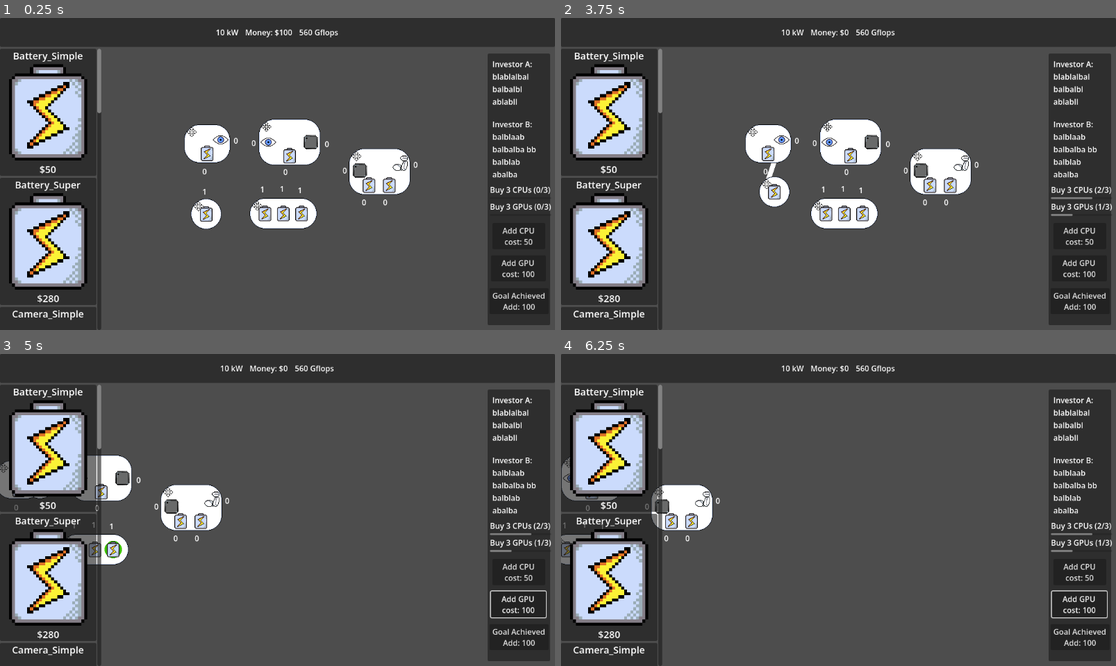
Above: before the commit, frames 1-4 (two rows, left to right).
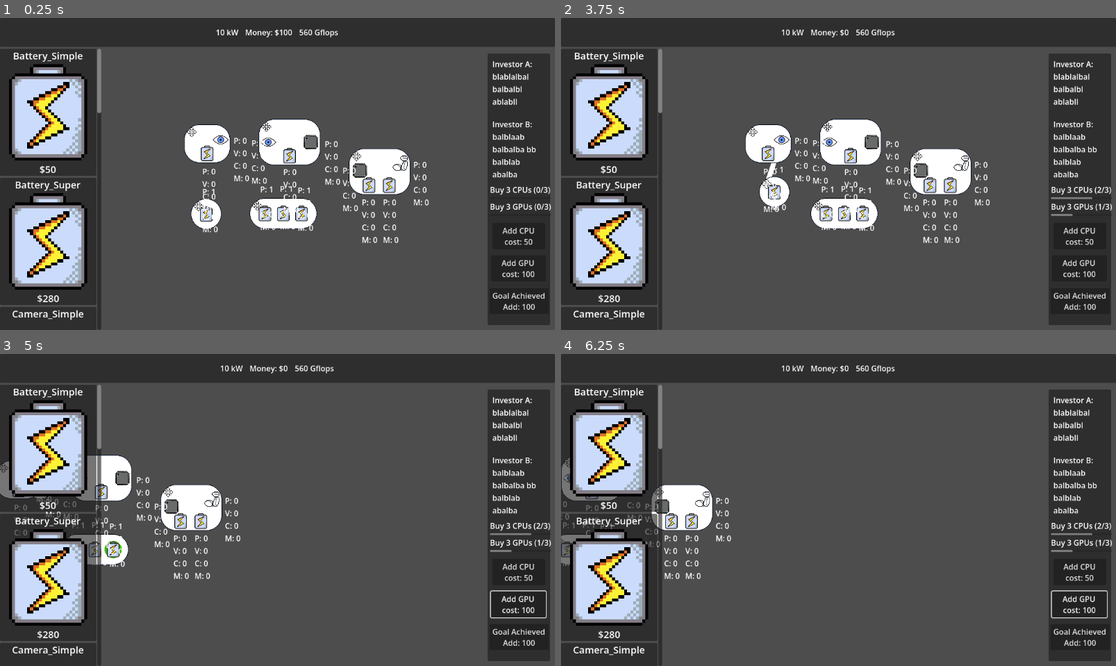
Above: after the commit, the same moments.

Repository: ARCsweden/GameJam2026SpringB
Game: Godot game, scene res://Scenes/Game/Game.tscn
The game is run twice, just before and just after one commit, with the same random seed, the same clock (stepped at 60 frames per second) and the same inputs. The engine's default icon, where the game draws it, is replaced by a stand-in: a white triangle on a blue panel in a dark square.
Inputs (mouse positions are in pixels of both pictures, inside the frame that each line leads up to):
- Up to frame 1 (0.25 s): no input
- Up to frame 2 (3.75 s): click "Add GPU cost: 100" at 0.5 s; click "Goal Achieved Add: 100" at 1.25 s; click "Add CPU cost: 50" at 2 s; tap Enter at 2.75 s; drag from (766, 214) to (783, 139) at 2.77 s; tap Space at 3.5 s; drag from (760, 205) to (783, 139) at 3.52 s
- Up to frame 3 (5 s): tap Enter at 4.25 s; move the mouse to (266, 550) at 4.27 s; hold Right (pan_right) from 4.28 s (still down); click (266, 550) at 4.42 s
- Up to frame 4 (6.25 s): release Right (pan_right) at 5 s; drag from (655, 550) to (594, 475) at 5.02 s; drag from (605, 550) to (705, 500) at 5.77 s

The runs differ from the first frame. In frame 1, 1.0% of the frame differs, in the area x 36-78%, y 38-73%; in frame 2, 1.0%; in frame 3, 0.8%; in frame 4, 0.5%.

Commit message:
adding amount types

Diff:
--- a/Scenes/Game/connection_manager.gd
+++ b/Scenes/Game/connection_manager.gd
@@ -62,8 +62,10 @@
 					# Cleanup old line/connection
 					remove_child(conn.line)
 					connections.erase(conn)
+					SignalBus.disconnect_slot_flow.emit(conn.start, conn.end)
 					conn.start.connection = null
 					conn.end.connection = null
+
 				else:
 					# New line, starting at start node
 					line.add_point(start.global_position)
--- a/Scenes/Game/flow_manager.gd
+++ b/Scenes/Game/flow_manager.gd
@@ -4,11 +4,47 @@
 # Called when the node enters the scene tree for the first time.
 func _ready() -> void:
 	SignalBus.update_slot_flow.connect(_update_slot_flow)
+	SignalBus.disconnect_slot_flow.connect(_disconnect_slot_flow)
 
 
 # Called every frame. 'delta' is the elapsed time since the previous frame.
 func _process(delta: float) -> void:
 	pass
+
+func _disconnect_slot_flow(start_slot: NodeSlot, stop_slot: NodeSlot):
+	print(start_slot, stop_slot)
+	var input_slot: NodeSlot
+	var output_slot: NodeSlot
+	if start_slot.dir == ResourceTypes.DIR.IN:
+		input_slot = start_slot
+		output_slot = stop_slot
+	else:
+		input_slot = stop_slot
+		output_slot = start_slot
+
+	input_slot.amount = 0
+	var input_resource_slots = []
+	var output_resource_slots =  []
+	var input_power_slots = []
+	var output_power_slots = []
+	for c in input_slot.parent_node.slots.get_children():
+		var ns : NodeSlot = c as NodeSlot
+		if ns.dir == ResourceTypes.DIR.IN and ns.type != ResourceTypes.RT.POWER:
+			input_resource_slots.append(ns)
+		elif ns.dir == ResourceTypes.DIR.OUT and ns.type != ResourceTypes.RT.POWER:
+			output_resource_slots.append(ns)
+			ns.amount = 0
+		elif ns.dir == ResourceTypes.DIR.IN and ns.type == ResourceTypes.RT.POWER:
+			input_power_slots.append(ns)
+		elif ns.dir == ResourceTypes.DIR.OUT and ns.type == ResourceTypes.RT.POWER:
+			output_power_slots.append(ns)
+			ns.amount = 0
+
+		for s_o in output_resource_slots:
+			SignalBus.update_slot_flow.emit(s_o.connection.start, s_o.connection.end)
+
+		#if input_slot.type != ResourceTypes.RT.POWER:
+			#SignalBus.update_slot_flow.emit(s_o.connection.start, s_o.connection.end)
 
 
 func _update_slot_flow(start_slot: NodeSlot, stop_slot: NodeSlot):
@@ -22,8 +58,88 @@
 		input_slot = stop_slot
 		output_slot = start_slot
 
+	# New version
+
+	if input_slot.type != ResourceTypes.RT.POWER:
+		input_slot.amount_arr = output_slot.amount_arr
+		var input_resource_slots = []
+		var output_resource_slots =  []
+		var input_power_slots = []
+		var output_power_slots = []
+		for c in input_slot.parent_node.slots.get_children():
+			var ns : NodeSlot = c as NodeSlot
+			if ns.dir == ResourceTypes.DIR.IN and ns.type != ResourceTypes.RT.POWER:
+				input_resource_slots.append(ns)
+			elif ns.dir == ResourceTypes.DIR.OUT and ns.type != ResourceTypes.RT.POWER:
+				output_resource_slots.append(ns)
+			elif ns.dir == ResourceTypes.DIR.IN and ns.type == ResourceTypes.RT.POWER:
+				input_power_slots.append(ns)
+			elif ns.dir == ResourceTypes.DIR.OUT and ns.type == ResourceTypes.RT.POWER:
+				output_power_slots.append(ns)
+
+		var total_arr = []
+		for a in ResourceTypes.RT.size():
+			total_arr.append(0)
+		var zero_arr = total_arr
+		for s_i in input_resource_slots:
+			for i in ResourceTypes.RT.size():
+				total_arr[i] += s_i.amount_arr[i]
+		# Check all power slots are powered
+			for p in input_power_slots:
+				if p.power_amount == 0:
+					total_arr = zero_arr
+		for s_o in output_resource_slots:
+			for i in ResourceTypes.RT.size():
+				total_arr[i] += s_o.amount_arr[i]
+			if s_o.connection != null:
+				# Emit signal to propagate the change
+				SignalBus.update_slot_flow.emit(s_o.connection.start, s_o.connection.end)
+
+	if input_slot.type == ResourceTypes.RT.POWER:
+
+		input_slot.amount_arr = output_slot.amount_arr
+
+		var input_resource_slots = []
+		var output_resource_slots =  []
+		var input_power_slots = []
+		var output_power_slots = []
+		for c in input_slot.parent_node.slots.get_children():
+			var ns : NodeSlot = c as NodeSlot
+			if ns.dir == ResourceTypes.DIR.IN and ns.type != ResourceTypes.RT.POWER:
+				input_resource_slots.append(ns)
+			elif ns.dir == ResourceTypes.DIR.OUT and ns.type != ResourceTypes.RT.POWER:
+				output_resource_slots.append(ns)
+			elif ns.dir == ResourceTypes.DIR.IN and ns.type == ResourceTypes.RT.POWER:
+				input_power_slots.append(ns)
+			elif ns.dir == ResourceTypes.DIR.OUT and ns.type == ResourceTypes.RT.POWER:
+				output_power_slots.append(ns)
+
+			# Check all power slots are powered
+			for p in input_power_slots:
+				if p.amount == 0:
+					return
+
+			# Check if it's a Vision block with no inputs
+			if input_resource_slots == []:
+				for s_o in output_resource_slots:
+					s_o.amount = 1
+					if ns.connection != null:
+						# Emit signal to propagate the change
+						SignalBus.update_slot_flow.emit(ns.connection.start, ns.connection.end)
+			# All other blocks work the same
+			else:
+				var total = 0
+				for s_i in input_resource_slots:
+					total += s_i.amount
+				for s_o in output_resource_slots:
+					s_o.amount = total
+					if ns.connection != null:
+						# Emit signal to propagate the change
+						SignalBus.update_slot_flow.emit(ns.connection.start, ns.connection.end)
+
 	# If power, update the amount value of output slots. Then update all inputs that are connected to the outpouts
 	# TODO check all power inputs, otherwise power shouldn't turn on.
+	"""
 	if input_slot.type == ResourceTypes.RT.POWER:
 		# Update that power is on
 		input_slot.amount = output_slot.amount
@@ -55,3 +171,4 @@
 
 
 	print(input_slot.dir)
+	"""
--- a/Scenes/Game/node_slot.gd
+++ b/Scenes/Game/node_slot.gd
@@ -6,21 +6,28 @@
 
 @export var type : ResourceTypes.RT
 @export var dir : ResourceTypes.DIR
-@export var base_amount = 1
 
-var amount
+@export var base_power_amount = 0
+@export var powered_vision_amount = 0
+@export var powered_compute_amount = 0
+@export var powered_motion_amount = 0
+
+var power_amount = base_power_amount
+var vision_amount = powered_vision_amount
+var compute_amount = powered_compute_amount
+var motion_amount = powered_motion_amount
+
+var amount_arr = [power_amount, vision_amount, compute_amount, motion_amount]
 
 var connection : Connection = null
 var parent_node : SchematicsNode = null
 
 func _ready():
 	if dir == ResourceTypes.DIR.OUT and type == ResourceTypes.RT.POWER:
-		amount = base_amount
-	else:
-		amount = 0
+		power_amount = 1
 
 func _process(delta: float) -> void:
-	$Label.text = str(amount)
+	$Label.text = "P: " + str(power_amount) + "\nV: " + str(vision_amount) + "\nC: " + str(compute_amount) + "\nM: " + str(motion_amount)
 
 func _on_slot_entered():
 	SignalBus.slot_entered.emit(self)
--- a/Scripts/SignalBus.gd
+++ b/Scripts/SignalBus.gd
@@ -11,4 +11,5 @@
 signal node_exited(slot: SchematicsNode)
 
 signal update_slot_flow(start_slot: NodeSlot, end_slot: NodeSlot)
+signal disconnect_slot_flow(start_slot: NodeSlot, end_slot: NodeSlot)
 signal spawn_from_store(module: ModuleData)
